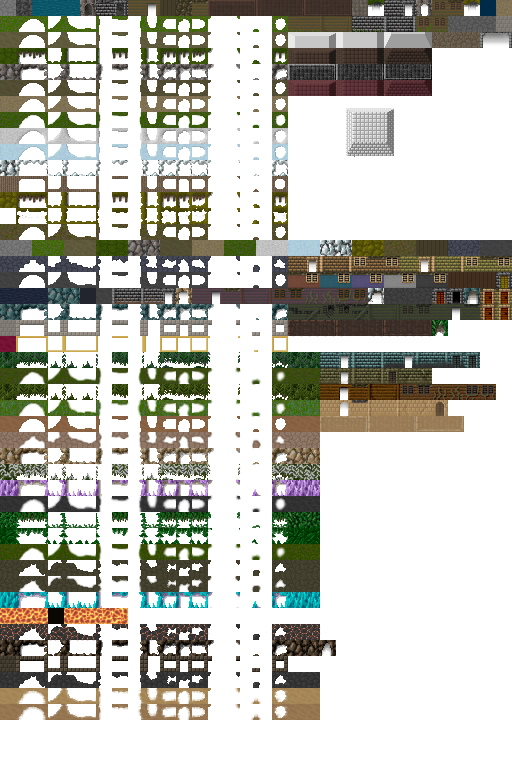
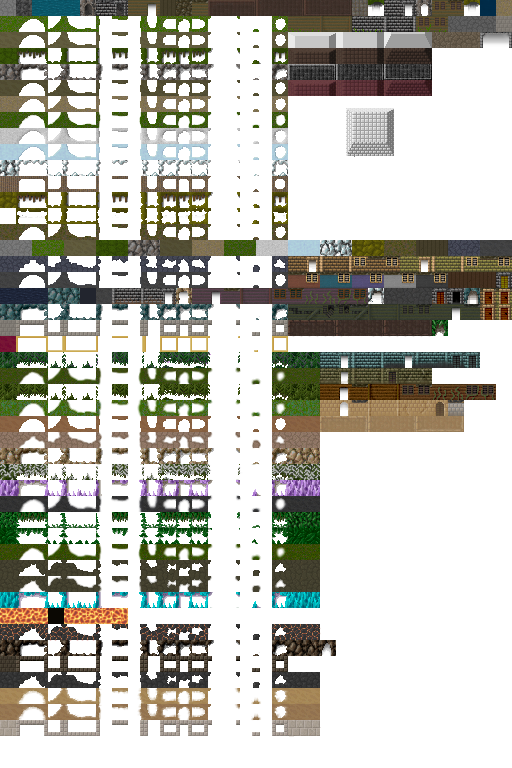
Layers edited between the first and the second 512 × 768 image:
painted on "foreground" over box(0, 400, 464, 737)
